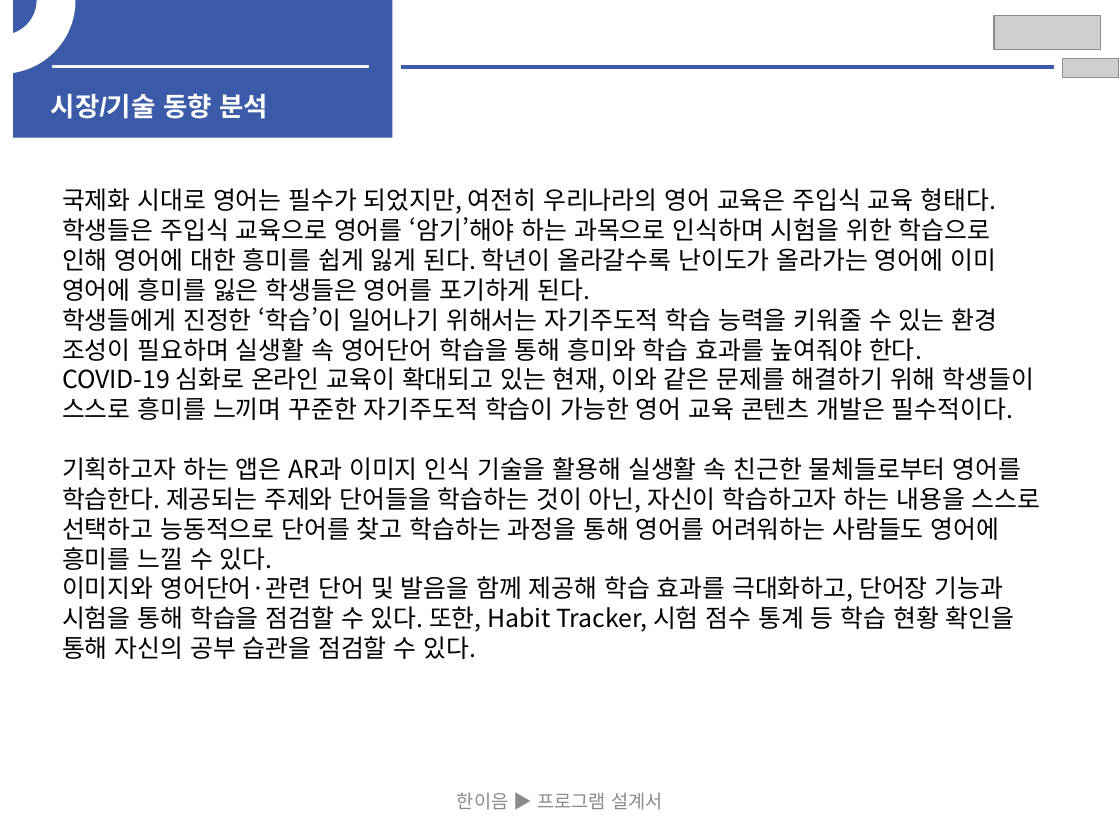
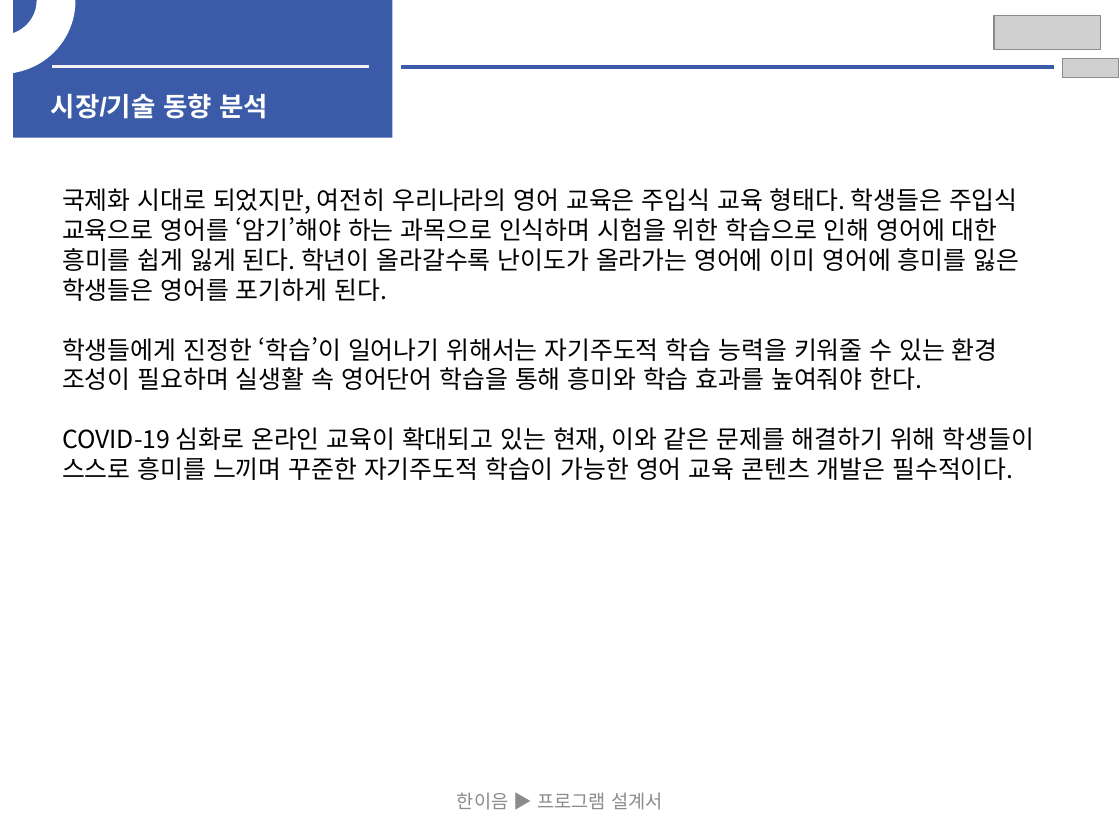
Before and after one commit to Leusin/oic-graduation-project, a slide deck: slide 7 of report/mid-report-ppt-juyoung.pptx (slide 1 before the commit). Drawn at 1120x840 pixels with LibreOffice and Linux fonts; fonts in the diff are those of the drawing; grey boxes stand for pictures. Boxes give left, top, right and bottom in pixels: in the first picture for what was removed or moved away, otherwise in the second. Text is boxed around its words. In the diff, an @@ line names an element or a change of style, - is before the commit and + after.

```diff
--- a/report/mid-report-ppt-juyoung.pptx
+++ b/report/mid-report-ppt-juyoung.pptx
@@ text at (x1=62, y1=188, x2=1019, y2=301): text changed @@
-국제화 시대로 영어는 필수가 되었지만, 여전히 우리나라의 영어 교육은 주입식 교육 형태다. 학생들은 주입식 교육으로 영어를 ‘암기’해야 하는 과목으로 인식하며 시험을 위한 학습으로 인해 영어에 대한 흥미를 쉽게 잃게 된다. 학년이 올라갈수록 난이도가 올라가는 영어에 이미 영어에 흥미를 잃은 학생들은 영어를 포기하게 된다.
+국제화 시대로 되었지만, 여전히 우리나라의 영어 교육은 주입식 교육 형태다. 학생들은 주입식 교육으로 영어를 ‘암기’해야 하는 과목으로 인식하며 시험을 위한 학습으로 인해 영어에 대한 흥미를 쉽게 잃게 된다. 학년이 올라갈수록 난이도가 올라가는 영어에 이미 영어에 흥미를 잃은 학생들은 영어를 포기하게 된다.
@@ text at (x1=62, y1=457, x2=1041, y2=659): paragraphs removed @@
-기획하고자 하는 앱은 AR과 이미지 인식 기술을 활용해 실생활 속 친근한 물체들로부터 영어를 학습한다. 제공되는 주제와 단어들을 학습하는 것이 아닌, 자신이 학습하고자 하는 내용을 스스로 선택하고 능동적으로 단어를 찾고 학습하는 과정을 통해 영어를 어려워하는 사람들도 영어에 흥미를 느낄 수 있다.
-이미지와 영어단어·관련 단어 및 발음을 함께 제공해 학습 효과를 극대화하고, 단어장 기능과 시험을 통해 학습을 점검할 수 있다. 또한, Habit Tracker, 시험 점수 통계 등 학습 현황 확인을 통해 자신의 공부 습관을 점검할 수 있다.
```
Also in this commit, not shown: 2 other slides changed, 3 slides added, 14 other files.
